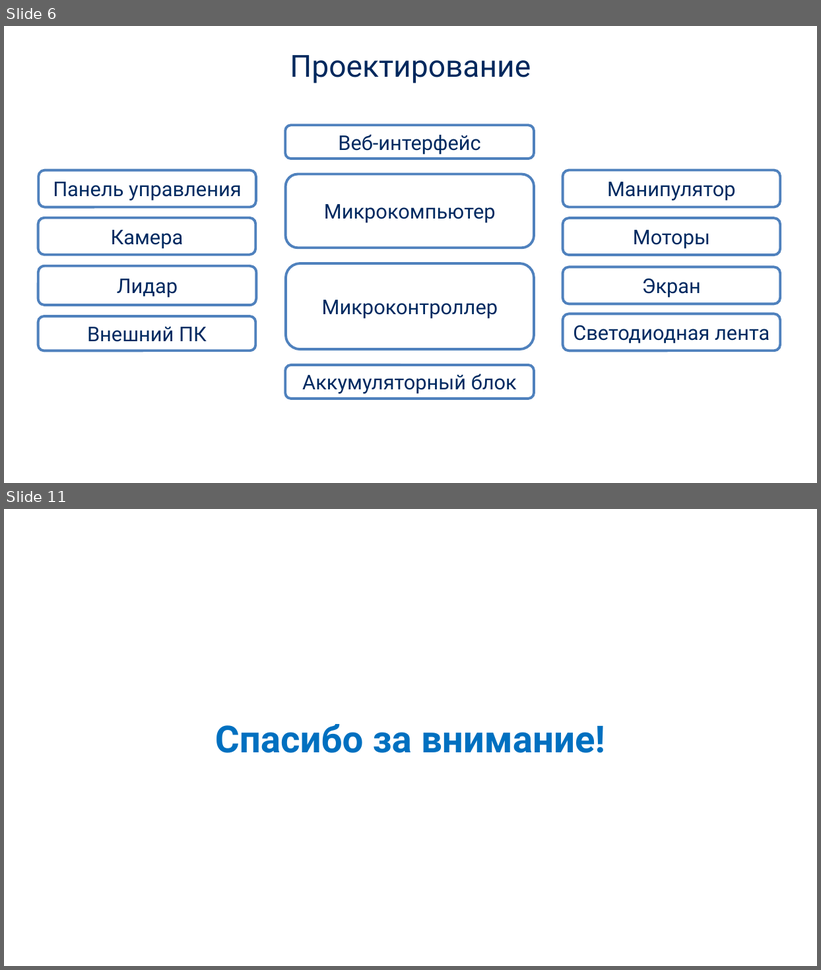
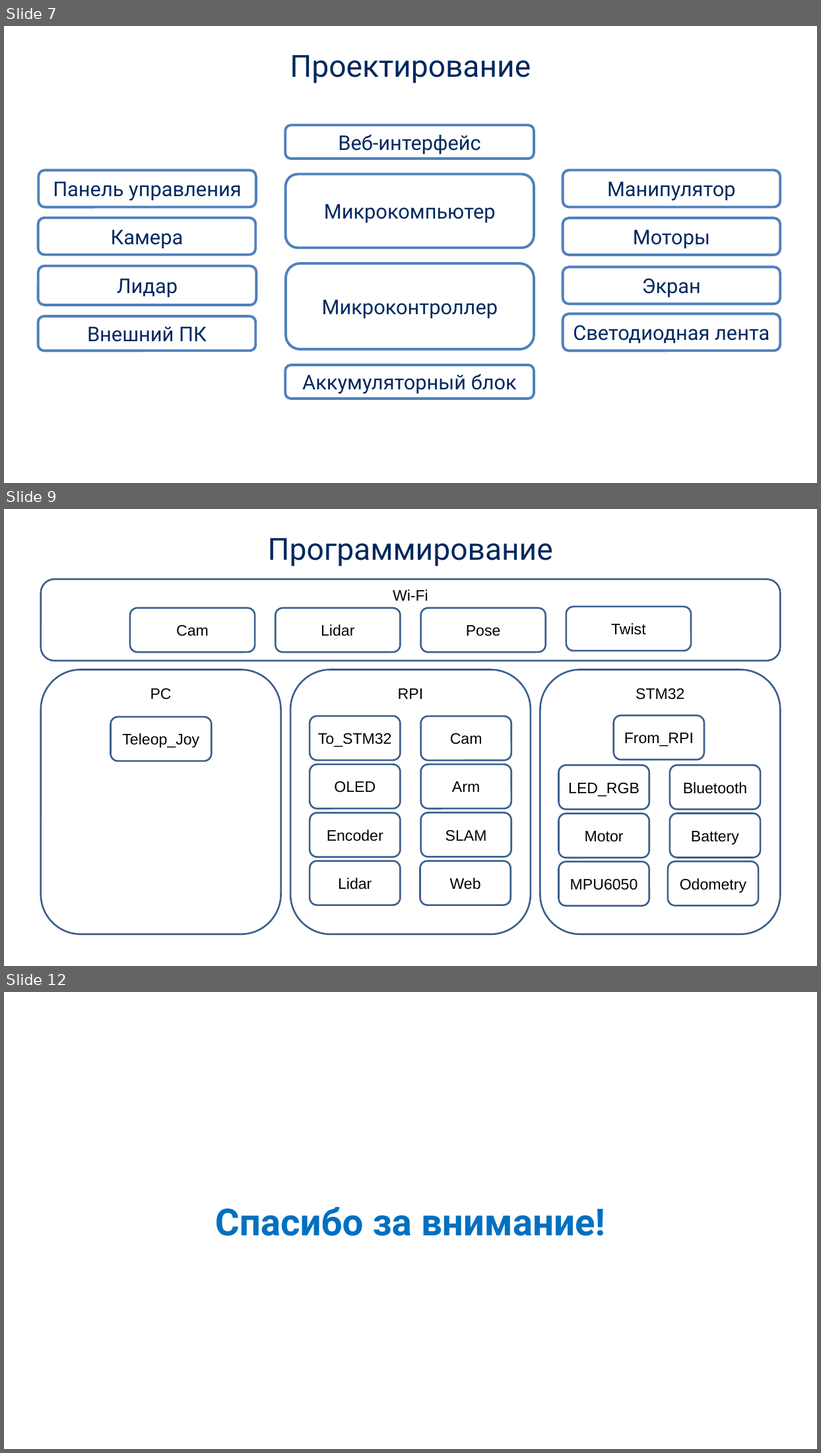
Before and after one commit to incubus-ank/marshmallow_old, a slide deck: Защита.pptx. Shown one above the other, each under a label of ours: slides 6 and 11 before the commit, slides 7, 9 and 12 after it; the slides between them are not shown. The pictures are 821x970 and 821x1453 pixels, drawn with LibreOffice and Linux fonts; fonts in the diff are those of the drawing; background and template pictures are left out. Boxes give left, top, right and bottom in pixels: in the first picture for what was removed or moved away, otherwise in the second. Text is boxed around its words. In the diff, an @@ line names an element or a change of style, - is before the commit and + after.

```diff
--- a/Защита.pptx
+++ b/Защита.pptx
@@ slide 9 added at [4,509,817,966], background picture (left out) @@
@@ text added at [268,538,553,566], 36 pt, text #00285D @@
+Программирование
@@ rounded rectangle added at [40,579,781,661], outline #3A5F8C 2 pt, 18 pt, text #000000 @@
+Wi-Fi
@@ rounded rectangle added at [566,607,692,651], outline #3A5F8C 2 pt, 18 pt, text #000000 @@
+Twist
@@ rounded rectangle added at [130,608,255,652], outline #3A5F8C 2 pt, 18 pt, text #000000 @@
+Cam
@@ rounded rectangle added at [275,608,401,652], outline #3A5F8C 2 pt, 18 pt, text #000000 @@
+Lidar
@@ rounded rectangle added at [421,608,547,652], outline #3A5F8C 2 pt, 18 pt, text #000000 @@
+Pose
@@ rounded rectangle added at [40,670,281,935], outline #3A5F8C 2 pt, 18 pt, text #000000 @@
+PC
@@ rounded rectangle added at [290,670,531,935], outline #3A5F8C 2 pt, 18 pt, text #000000 @@
+RPI
@@ rounded rectangle added at [540,670,781,935], outline #3A5F8C 2 pt, 18 pt, text #000000 @@
+STM32
@@ rounded rectangle added at [111,717,211,762], outline #3A5F8C 2 pt, 18 pt, text #000000 @@
+Teleop_Joy
@@ rounded rectangle added at [310,716,401,761], outline #3A5F8C 2 pt, 18 pt, text #000000 @@
+To_STM32
@@ rounded rectangle added at [421,716,512,761], outline #3A5F8C 2 pt, 18 pt, text #000000 @@
+Cam
@@ rounded rectangle added at [614,716,705,760], outline #3A5F8C 2 pt, 18 pt, text #000000 @@
+From_RPI
@@ rounded rectangle added at [310,764,401,809], outline #3A5F8C 2 pt, 18 pt, text #000000 @@
+OLED
@@ rounded rectangle added at [421,764,512,809], outline #3A5F8C 2 pt, 18 pt, text #000000 @@
+Arm
@@ rounded rectangle added at [559,765,650,810], outline #3A5F8C 2 pt, 18 pt, text #000000 @@
+LED_RGB
@@ rounded rectangle added at [670,765,761,810], outline #3A5F8C 2 pt, 18 pt, text #000000 @@
+Bluetooth
@@ rounded rectangle added at [310,813,401,858], outline #3A5F8C 2 pt, 18 pt, text #000000 @@
+Encoder
@@ rounded rectangle added at [421,813,512,857], outline #3A5F8C 2 pt, 18 pt, text #000000 @@
+SLAM
@@ rounded rectangle added at [559,814,650,859], outline #3A5F8C 2 pt, 18 pt, text #000000 @@
+Motor
@@ rounded rectangle added at [670,814,761,859], outline #3A5F8C 2 pt, 18 pt, text #000000 @@
+Battery
@@ rounded rectangle added at [310,861,401,906], outline #3A5F8C 2 pt, 18 pt, text #000000 @@
+Lidar
@@ rounded rectangle added at [420,861,511,906], outline #3A5F8C 2 pt, 18 pt, text #000000 @@
+Web
@@ rounded rectangle added at [559,862,650,907], outline #3A5F8C 2 pt, 18 pt, text #000000 @@
+MPU6050
@@ rounded rectangle added at [668,861,759,906], outline #3A5F8C 2 pt, 18 pt, text #000000 @@
+Odometry
@@ what was slide 6 is now slide 7 @@
@@ what was slide 11 is now slide 12 @@
```
Also in this commit, not shown: 4 other slides added, 4 slides removed, 4 other files.
